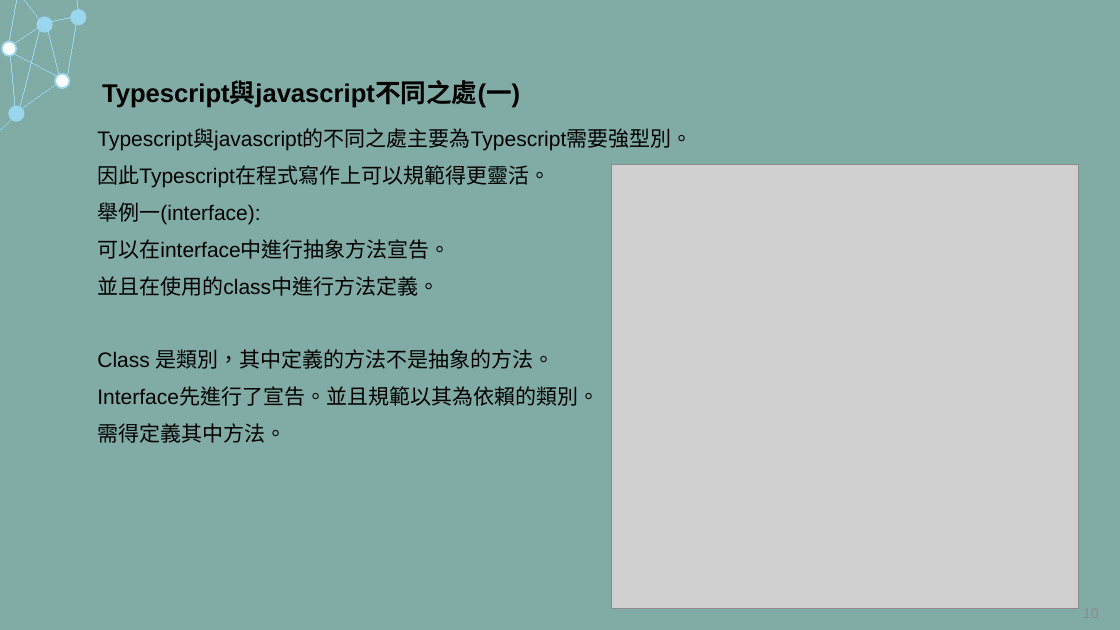
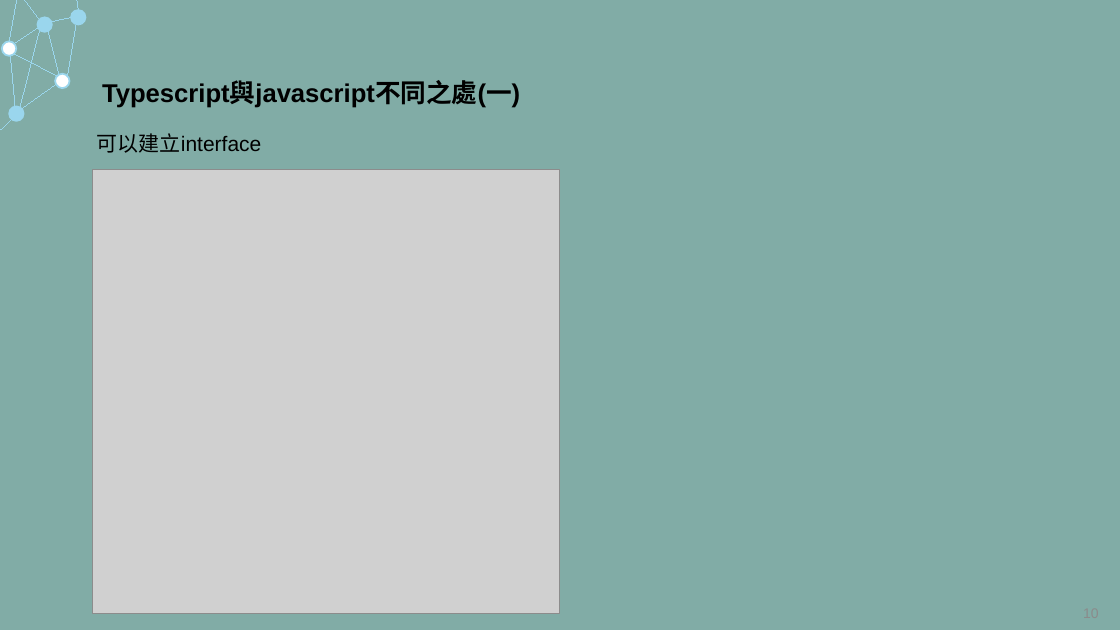
Before and after one commit to whatevercalled/yunshin_20240216_powerpointing, a slide deck: slide 10 of 10questionsBeingAsked.pptx. Drawn at 1120x630 pixels with LibreOffice and Linux fonts; fonts in the diff are those of the drawing; grey boxes stand for pictures; background and template pictures are left out. Boxes give left, top, right and bottom in pixels: in the first picture for what was removed or moved away, otherwise in the second. Text is boxed around its words. In the diff, an @@ line names an element or a change of style, - is before the commit and + after.

```diff
--- a/10questionsBeingAsked.pptx
+++ b/10questionsBeingAsked.pptx
@@ text at box(97, 133, 261, 153): text changed @@
-Typescript與javascript的不同之處主要為Typescript需要強型別。
-因此Typescript在程式寫作上可以規範得更靈活。
-舉例一(interface):
-可以在interface中進行抽象方法宣告。
-並且在使用的class中進行方法定義。
-Class 是類別，其中定義的方法不是抽象的方法。
-Interface先進行了宣告。並且規範以其為依賴的類別。
-需得定義其中方法。
+可以建立interface
@@ picture: place and size @@
-picture at box(612, 165, 1079, 608)
+picture at box(93, 170, 560, 613)
```
Also in this commit, not shown: 3 other slides changed, 2 slides added, 2 slides removed, 1 other file.
